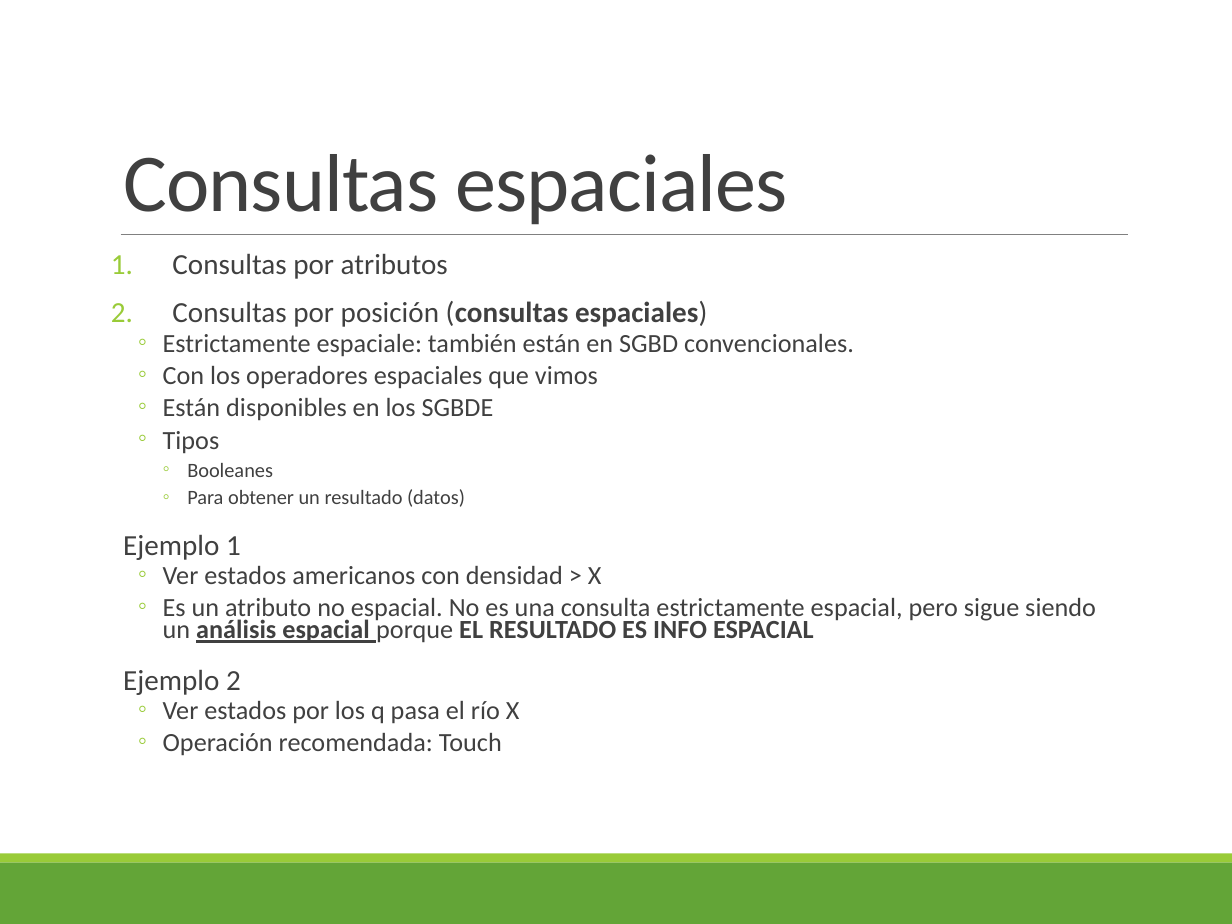
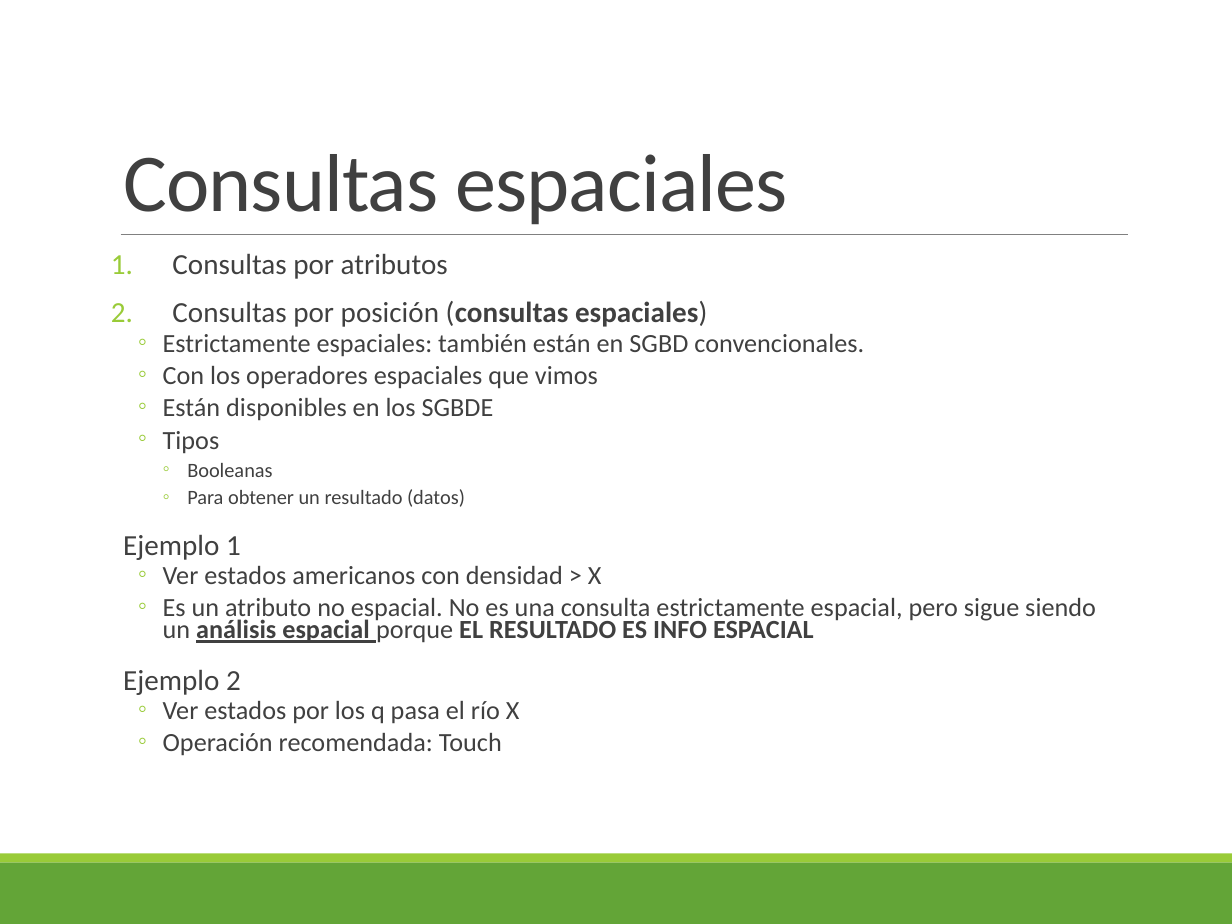
Before and after one commit to alonso-bh/SIG, a slide deck: slide 10 of T5/Tema 5.pptx (slide 9 before the commit). Drawn at 1232x924 pixels with LibreOffice and Linux fonts; fonts in the diff are those of the drawing. Boxes give left, top, right and bottom in pixels: in the first picture for what was removed or moved away, otherwise in the second. Text is boxed around its words. In the diff, an @@ line names an element or a change of style, - is before the commit and + after.

```diff
--- a/T5/Tema 5.pptx
+++ b/T5/Tema 5.pptx
@@ text at <box>163,334,864,357</box>: text changed @@
-  ◦ Estrictamente espaciale: también están en SGBD convencionales.
+  ◦ Estrictamente espaciales: también están en SGBD convencionales.
@@ text at <box>187,463,272,477</box>: text changed @@
-    ◦ Booleanes
+    ◦ Booleanas
```
Also in this commit, not shown: 6 other slides changed, 21 slides added, 36 other files.
